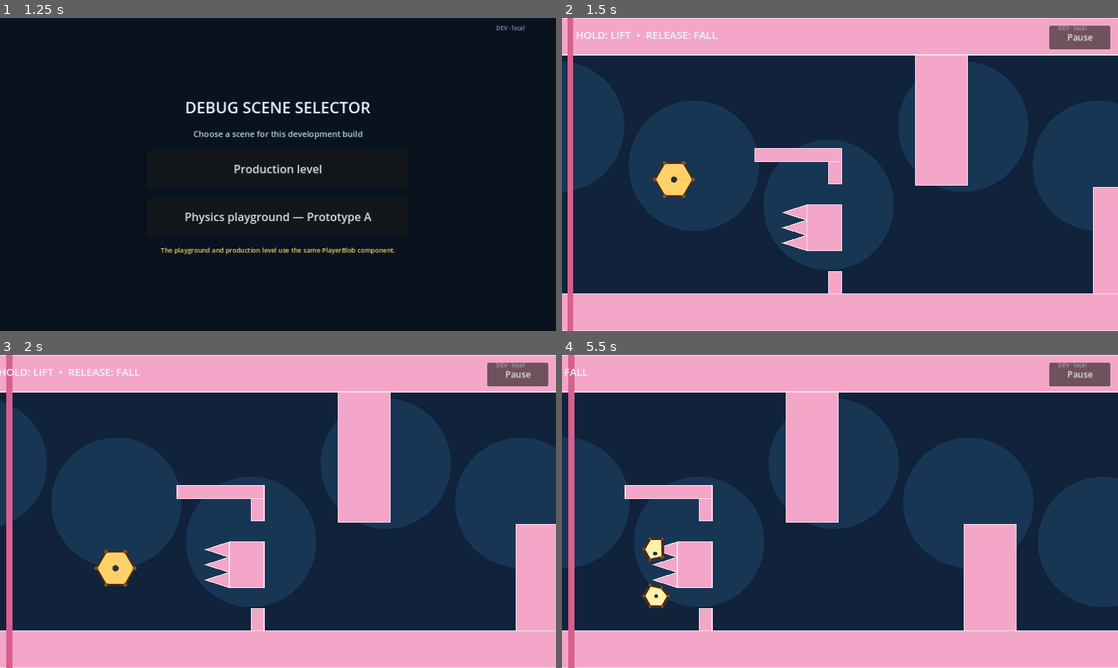
Above: before the commit, frames 1-4 (two rows, left to right).
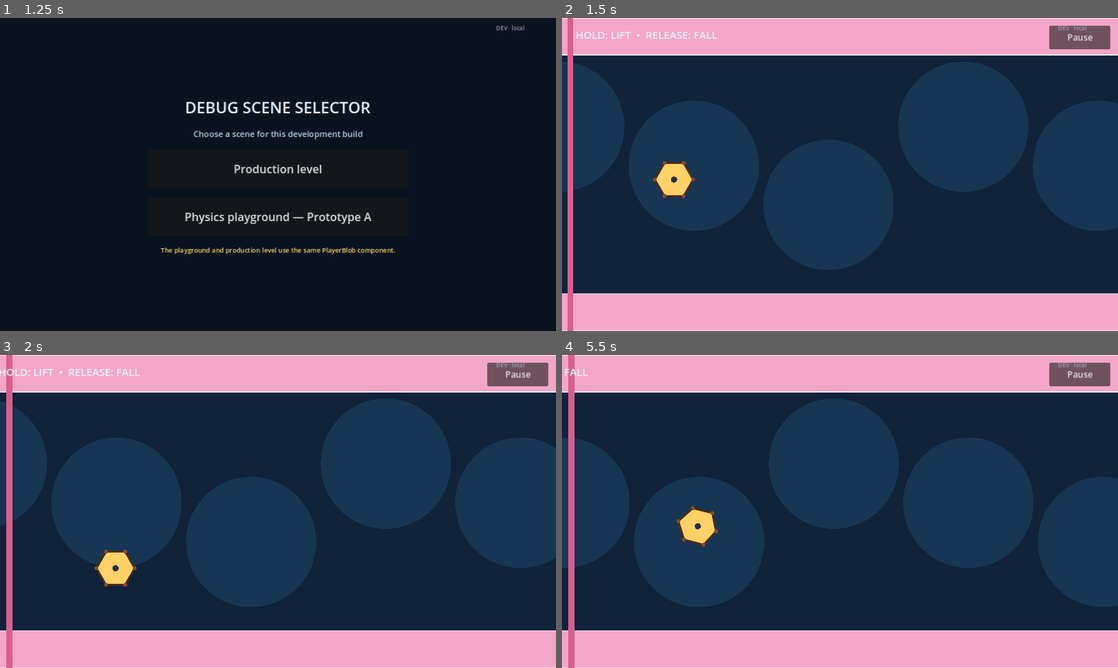
Above: after the commit, the same moments.

Repository: ted7007/test-ai-game
Game: Godot game, scene res://debug_launcher.tscn
The game is run twice, just before and just after one commit, with the same random seed, the same clock (stepped at 60 frames per second) and the same inputs.
Inputs (mouse positions are in pixels of both pictures, inside the frame that each line leads up to):
- Up to frame 1 (1.25 s): click "DEV · local" at 0.5 s
- Up to frame 2 (1.5 s): click "Production level" at 1.25 s
- Up to frame 3 (2 s): no input
- Up to frame 4 (5.5 s): click "DEV · local" at 2 s; click "DEV · local" at 2.75 s; click "DEV · local" at 3.5 s; tap Enter at 4.25 s; move the mouse to (962, 495) at 4.27 s; hold Space (fly) 4.28-5 s; click (962, 495) at 4.42 s; drag from (728, 527) to (812, 574) at 5.02 s

Frame 1 is identical in both runs. In frame 2, 7.8% of the frame differs, in the area x 34-100%, y 12-88%; in frame 3, 8.8%; in frame 4, 11%, in the area x 11-82%, y 12-88%.
Error in both runs: Invalid assignment of property or key 'max_length' with value of type 'float' on a base object of type 'DampedSpringJoint2D'. (res://player/player_blob.gd:207)

Commit message:
Build Level 01 gameplay blockout

Diff:
--- a/main.gd
+++ b/main.gd
@@ -1,11 +1,11 @@
 extends Node2D
 
 const VIEW := Vector2(1280.0, 720.0)
-const WORLD_WIDTH := 3800.0
+const WORLD_WIDTH := 17500.0
 const FLOOR_Y := 635.0
 const CEILING_HEIGHT := 85.0
 const HALF_VIEW_WIDTH := 640.0
-const FINISH_X := 3650.0
+const FINISH_X := 17200.0
 const LEFT_WALL_INSET := 20.0
 const FALL_DEATH_Y := 820.0
 const INITIAL_PLAYER_POSITION := Vector2(260.0, 360.0)
@@ -26,6 +26,9 @@
 var _players: Array[PlayerBlob] = []
 var _terrain_guides: Array[PackedVector2Array] = []
 var _terrain_colors: Array[Color] = []
+var _terrain_circle_centers: Array[Vector2] = []
+var _terrain_circle_radii: Array[float] = []
+var _terrain_circle_colors: Array[Color] = []
 var _camera_x := HALF_VIEW_WIDTH
 var _elapsed := 0.0
 var _game_over := false
@@ -226,36 +229,60 @@
 		_remove_player(current_player)
 
 func _build_level() -> void:
+	var terrain_color := Color("f3a6c8")
 	_add_rect("Ceiling", Rect2(0, 0, WORLD_WIDTH, CEILING_HEIGHT), Color("f3a6c8"))
-	_add_rect("Floor", Rect2(0, FLOOR_Y, WORLD_WIDTH, 85), Color("f3a6c8"))
-	# Optional early Split route. The upper half stays open, while the lower
-	# route ends in two gaps that only the smaller children can pass.
-	_add_rect("SplitRouteRoof", Rect2(450, 300, 200, 30), Color("f3a6c8"))
+	# The floor is interrupted once late in the level by a forgiving recovery gap.
+	_add_rect("FloorBeforeGap", Rect2(0, FLOOR_Y, 13200, 85), terrain_color)
+	_add_rect("FloorAfterGap", Rect2(14500, FLOOR_Y, WORLD_WIDTH - 14500, 85), terrain_color)
+
+	# Safe introduction: open flight, a shallow floor contact, then one required
+	# rounded squeeze which cannot trigger Split.
+	_add_round_obstacle("IntroFloorBump", Vector2(1750, 690), 115.0, terrain_color)
+	_add_round_obstacle("RequiredSqueezeTop", Vector2(3300, 150), 155.0, terrain_color)
+	_add_round_obstacle("RequiredSqueezeBottom", Vector2(3300, 580), 165.0, terrain_color)
+
+	# Noticeable optional Split route. A full-size blob can take the open upper
+	# bypass; committing to the lower funnel produces two children reliably.
+	_add_rect("SplitRouteRoof", Rect2(4650, 285, 580, 30), terrain_color)
 	_add_polygon("SplitRouteSpikeTop", PackedVector2Array([
-		Vector2(515, 447.5),
-		Vector2(570, 430),
-		Vector2(570, 465),
-	]), Color("f3a6c8"))
+		Vector2(5160, 438),
+		Vector2(5230, 420),
+		Vector2(5230, 456),
+	]), terrain_color)
 	_add_polygon("SplitRouteSpikeMiddle", PackedVector2Array([
-		Vector2(515, 482.5),
-		Vector2(570, 465),
-		Vector2(570, 500),
-	]), Color("f3a6c8"))
+		Vector2(5160, 475),
+		Vector2(5230, 456),
+		Vector2(5230, 494),
+	]), terrain_color)
 	_add_polygon("SplitRouteSpikeBottom", PackedVector2Array([
-		Vector2(515, 517.5),
-		Vector2(570, 500),
-		Vector2(570, 535),
-	]), Color("f3a6c8"))
-	_add_rect("SplitRouteSeparator", Rect2(570, 430, 80, 105), Color("f3a6c8"))
-	_add_rect("SplitRouteGateTop", Rect2(620, 330, 30, 52), Color("f3a6c8"))
-	_add_rect("SplitRouteGateBottom", Rect2(620, 583, 30, 52), Color("f3a6c8"))
-	_add_rect("Obstacle1", Rect2(820, 85, 120, 300), Color("f3a6c8"))
-	_add_rect("Obstacle2", Rect2(1230, 390, 120, 245), Color("f3a6c8"))
-	_add_rect("Obstacle3", Rect2(1640, 85, 120, 330), Color("f3a6c8"))
-	_add_rect("Obstacle4", Rect2(2050, 410, 120, 225), Color("f3a6c8"))
-	_add_rect("Obstacle5", Rect2(2460, 85, 120, 285), Color("f3a6c8"))
-	_add_rect("Obstacle6", Rect2(2870, 365, 120, 270), Color("f3a6c8"))
-	_add_rect("Obstacle7", Rect2(3260, 85, 120, 315), Color("f3a6c8"))
+		Vector2(5160, 512),
+		Vector2(5230, 494),
+		Vector2(5230, 530),
+	]), terrain_color)
+	_add_rect("SplitRouteSeparator", Rect2(5230, 420, 1970, 110), terrain_color)
+	_add_rect("SplitRouteGateTop", Rect2(5350, 315, 40, 20), terrain_color)
+	_add_rect("SplitRouteGateBottom", Rect2(5350, 615, 40, 20), terrain_color)
+
+	# The children receive different but forgiving contacts before their paths
+	# reunite: a soft overhead brush above and a short floor drag below.
+	_add_round_obstacle("UpperRouteBrush", Vector2(6200, 285), 45.0, terrain_color)
+	_add_round_obstacle("LowerRouteRise", Vector2(6400, 660), 55.0, terrain_color)
+	_add_round_obstacle("SplitRouteMergeCap", Vector2(7200, 475), 55.0, terrain_color)
+
+	# Shared physical playground for either the full-size blob or both children.
+	# Wide alternating shapes encourage edge contacts and recovery without a
+	# precision route or a mandatory death.
+	_add_round_obstacle("SharedFloorRoll", Vector2(8500, 675), 125.0, terrain_color)
+	_add_round_obstacle("SharedCeilingDrift", Vector2(9450, 55), 175.0, terrain_color)
+	_add_round_obstacle("SharedSqueezeTop", Vector2(10600, 150), 145.0, terrain_color)
+	_add_round_obstacle("SharedSqueezeBottom", Vector2(10600, 610), 145.0, terrain_color)
+	_add_round_obstacle("SharedRecoveryHill", Vector2(11750, 665), 170.0, terrain_color)
+	_add_round_obstacle("SharedCeilingExit", Vector2(12500, 115), 160.0, terrain_color)
+
+	# Rounded lips make the late floor gap readable. Holding lift provides ample
+	# recovery time; the final stretch after it is intentionally calm.
+	_add_round_obstacle("RecoveryGapEntry", Vector2(13180, 675), 80.0, terrain_color)
+	_add_round_obstacle("RecoveryGapExit", Vector2(14520, 675), 80.0, terrain_color)
 
 func _add_rect(body_name: String, rect: Rect2, color: Color) -> void:
 	var body := StaticBody2D.new()
@@ -281,6 +308,21 @@
 	add_child(body)
 	_terrain_guides.append(points)
 	_terrain_colors.append(color)
+
+func _add_round_obstacle(body_name: String, center: Vector2, radius: float, color: Color) -> void:
+	var body := StaticBody2D.new()
+	body.name = body_name
+	body.collision_layer = 1
+	body.position = center
+	var collision := CollisionShape2D.new()
+	var shape := CircleShape2D.new()
+	shape.radius = radius
+	collision.shape = shape
+	body.add_child(collision)
+	add_child(body)
+	_terrain_circle_centers.append(center)
+	_terrain_circle_radii.append(radius)
+	_terrain_circle_colors.append(color)
 
 func _build_ui() -> void:
 	_pause_menu = PAUSE_MENU_SCENE.instantiate() as GamePauseMenu
@@ -325,12 +367,15 @@
 
 func _draw() -> void:
 	draw_rect(Rect2(0, 0, WORLD_WIDTH, VIEW.y), Color("10233b"))
-	for i in range(14):
+	for i in range(int(ceil(WORLD_WIDTH / 310.0)) + 1):
 		draw_circle(Vector2(float(i * 310), 250 + (i % 3) * 90), 150.0, Color("173653"))
 	for i in _terrain_guides.size():
 		var guide := _terrain_guides[i]
 		draw_colored_polygon(guide, _terrain_colors[i])
 		draw_polyline(guide + PackedVector2Array([guide[0]]), Color("ffe3f0"), 2.0)
+	for i in _terrain_circle_centers.size():
+		draw_circle(_terrain_circle_centers[i], _terrain_circle_radii[i], _terrain_circle_colors[i])
+		draw_arc(_terrain_circle_centers[i], _terrain_circle_radii[i], 0.0, TAU, 48, Color("ffe3f0"), 2.0, true)
 	draw_rect(Rect2(_left_wall_x() - 14.0, 0.0, 14.0, VIEW.y), Color("d85f8e"))
 	draw_rect(Rect2(FINISH_X, CEILING_HEIGHT, 20, FLOOR_Y - CEILING_HEIGHT), Color("61e786"))
 	draw_string(ThemeDB.fallback_font, Vector2(38, 48), "HOLD: LIFT  •  RELEASE: FALL", HORIZONTAL_ALIGNMENT_LEFT, -1, 24, Color("eaf6ff"))
Not shown, added: LEVEL_01.md
